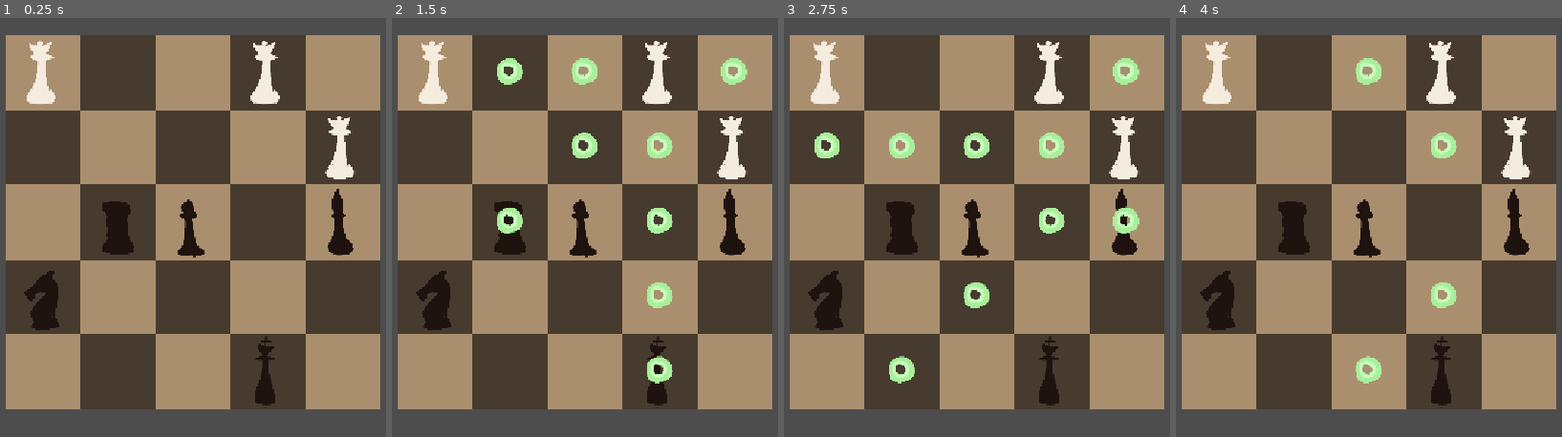
Above: before the commit, frames 1-4 (left to right).
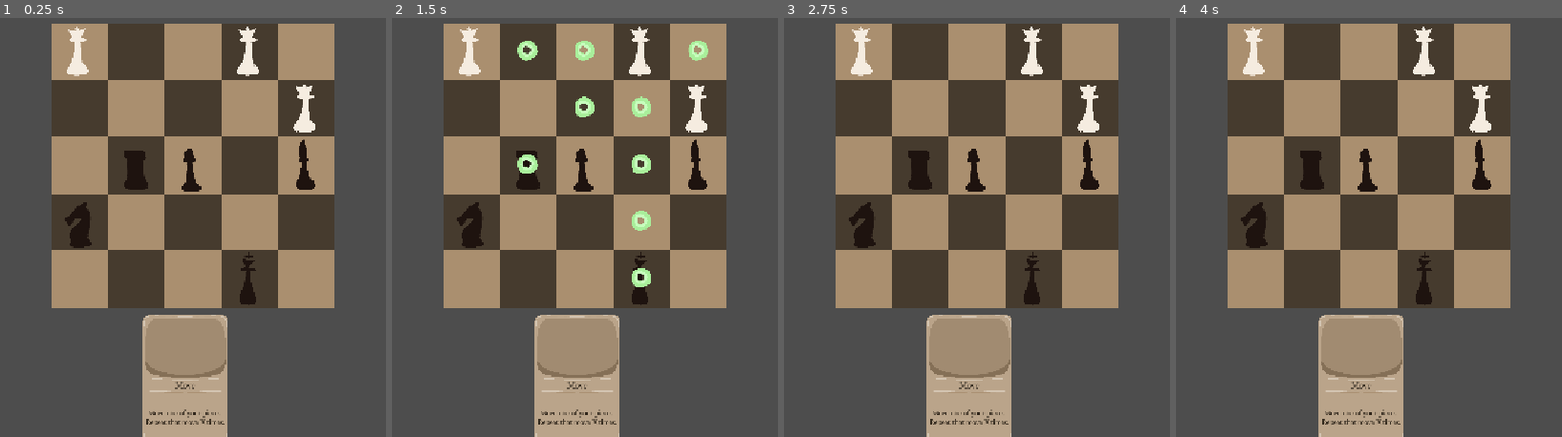
Above: after the commit, the same moments.

Repository: yourname3/gmtk-2026
Game: Godot game, scene res://level.tscn
Same seed, same stepped clock (60 frames per second), same inputs: the game is played once before the commit and once after it.
Inputs (mouse positions are in pixels of both pictures, inside the frame that each line leads up to):
- Up to frame 1 (0.25 s): no input
- Up to frame 2 (1.5 s): tap Enter at 0.5 s; move the mouse to (434, 72) at 0.52 s; click (434, 72) at 0.67 s; tap Space at 1.25 s; move the mouse to (658, 72) at 1.27 s; click (658, 72) at 1.42 s
- Up to frame 3 (2.75 s): tap Enter at 2 s; move the mouse to (1127, 147) at 2.02 s; click (1127, 147) at 2.17 s
- Up to frame 4 (4 s): tap Space at 2.75 s; move the mouse to (1369, 223) at 2.77 s; click (1369, 223) at 2.92 s; tap Enter at 3.5 s; move the mouse to (1519, 223) at 3.52 s; click (1519, 223) at 3.67 s

The runs differ from the first frame. In frame 1, 70% of the frame differs, in the area x 1-99%, y 1-100%; in frame 2, 71%; in frame 3, 70%; in frame 4, 71%.

Commit message:
Initial work on cards

Diff:
--- /dev/null
+++ b/cards/card.tscn
@@ -0,0 +1,36 @@
+[gd_scene format=3 uid="uid://dp4drbd12s5ua"]
+
+[ext_resource type="Texture2D" uid="uid://dx42uokggtguh" path="res://cards/card.png" id="1_ivai2"]
+[ext_resource type="FontFile" uid="uid://duavmdhnyehrq" path="res://font/Kelvinch-Roman.otf" id="2_nwofj"]
+
+[node name="Card" type="Sprite2D" unique_id=1845239000]
+texture = ExtResource("1_ivai2")
+
+[node name="Title" type="RichTextLabel" parent="." unique_id=1129753730]
+unique_name_in_owner = true
+offset_left = -191.0
+offset_top = 1.0
+offset_right = 192.0
+offset_bottom = 53.0
+theme_override_colors/default_color = Color(0.18084842, 0.14448956, 0.10098284, 1)
+theme_override_colors/font_outline_color = Color(0.8, 0.73333335, 0.64705884, 1)
+theme_override_constants/outline_size = 5
+theme_override_fonts/normal_font = ExtResource("2_nwofj")
+theme_override_font_sizes/normal_font_size = 36
+text = "Move"
+horizontal_alignment = 1
+vertical_alignment = 1
+
+[node name="Description" type="RichTextLabel" parent="." unique_id=571133378]
+unique_name_in_owner = true
+offset_left = -191.0
+offset_top = 66.0
+offset_right = 192.0
+offset_bottom = 276.0
+theme_override_colors/default_color = Color(0.18084842, 0.14448956, 0.10098284, 1)
+theme_override_fonts/normal_font = ExtResource("2_nwofj")
+theme_override_font_sizes/normal_font_size = 30
+text = "Move one of your pieces.
+Repeat that move X times."
+horizontal_alignment = 1
+vertical_alignment = 1
--- a/level.tscn
+++ b/level.tscn
@@ -4,6 +4,7 @@
 [ext_resource type="Script" uid="uid://dlpshbooq0wub" path="res://chessboard/board.gd" id="2_0b4ue"]
 [ext_resource type="PackedScene" uid="uid://c2kifjh1wo0y5" path="res://piece/piece.tscn" id="2_vonw3"]
 [ext_resource type="PackedScene" uid="uid://dwkpyk486w1so" path="res://board_highlighter/board_highlighter.tscn" id="3_oi3di"]
+[ext_resource type="PackedScene" uid="uid://dp4drbd12s5ua" path="res://cards/card.tscn" id="5_f2txt"]
 
 [sub_resource type="TileSetAtlasSource" id="TileSetAtlasSource_vonw3"]
 texture = ExtResource("1_u52ul")
@@ -57,7 +58,10 @@
 type = 2
 
 [node name="Camera2D" type="Camera2D" parent="." unique_id=1583186163]
-position = Vector2(640, 640)
-zoom = Vector2(0.44, 0.44)
+position = Vector2(640, 896)
+zoom = Vector2(0.335, 0.335)
 
 [node name="BoardHighlighter" parent="." unique_id=1546895326 instance=ExtResource("3_oi3di")]
+
+[node name="Card" parent="." unique_id=1845239000 instance=ExtResource("5_f2txt")]
+position = Vector2(605, 1605)
Binary file added: cards/card.png
Not shown, added: cards/card.png.import
Not shown, added: font/Kelvinch Fontlog.txt
Binary file added: font/Kelvinch-Bold.otf
Not shown, added: font/Kelvinch-Bold.otf.import
Binary file added: font/Kelvinch-BoldItalic.otf
Not shown, added: font/Kelvinch-BoldItalic.otf.import
Binary file added: font/Kelvinch-Italic.otf
Not shown, added: font/Kelvinch-Italic.otf.import
Binary file added: font/Kelvinch-Roman.otf
Not shown, added: font/Kelvinch-Roman.otf.import
Not shown, added: font/OFL-FAQ.txt
(and 3 more such lines)
